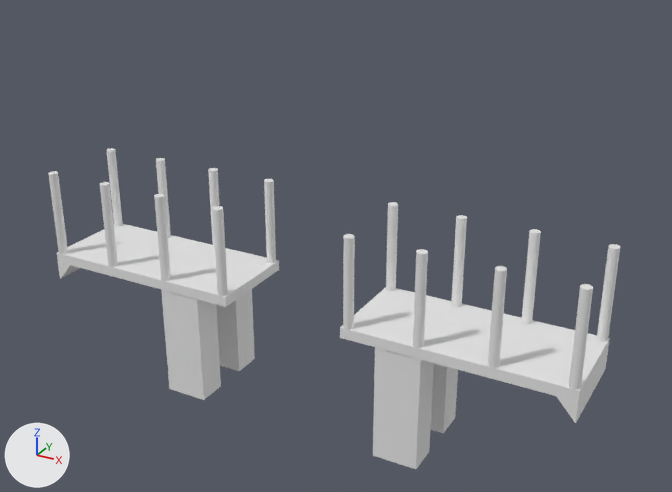
The Blender file BlenderModels/Environment/Props/Bridge.blend, before and after one commit.
Rendered twice from a 50 mm lens placed at (86.0, -144.4, 84.0), pointed at (5.1, 2.7, 10.5). The lights are fixed; the arrows at lower left show +X, +Y and +Z. The first picture is the older version.

Before the edit, the objects in view are built like this:
```python
me_bridgesupport = bpy.data.meshes.new('BridgeSupport')
me_bridgesupport.from_pydata(...)  # a box spanning x -29.3..-20.2, y -9.8..-3.5, z -25.9..-0.8
me_cube = bpy.data.meshes.new('Cube')
me_cube.from_pydata(...)  # a box spanning x -58.0..-54.2, y -10.0..10.0, z -6.2..-1.7
me_cylinder = bpy.data.meshes.new('Cylinder')
me_cylinder.from_pydata(...)  # a 32-sided cylinder along z spanning x 55.9..57.9, y -10.1..-8.1, z 0.3..42.2
ob_bridgestartend = bpy.data.objects.new('BridgeStartEnd', me_cube)
ob_bridgestartend.location = (0.0, 0.0, 0.0)
_m = ob_bridgestartend.modifiers.new('Boolean', 'BOOLEAN')
_m.object = ob_cube_001
_m = ob_bridgestartend.modifiers.new('Mirror', 'MIRROR')
ob_bridgesupport = bpy.data.objects.new('BridgeSupport', me_bridgesupport)
ob_bridgesupport.location = (0.0, 0.0, 0.0)
_m = ob_bridgesupport.modifiers.new('Mirror', 'MIRROR')
_m.use_axis = (True, True, False)
ob_bridgetopsupports = bpy.data.objects.new('BridgeTopSupports', me_cylinder)
ob_bridgetopsupports.location = (0.0, 0.0, 0.0)
ob_bridgetopsupports.scale = (1.0, 1.0, 0.446)
_m = ob_bridgetopsupports.modifiers.new('Array', 'ARRAY')
_m.count = 4
_m.relative_offset_displace = (-7.1, 0.0, 0.0)
_m = ob_bridgetopsupports.modifiers.new('Mirror', 'MIRROR')
_m.use_axis = (True, True, False)
# also in view: 'BridgeBase' at (0.0, 0.0, -0.7)
```
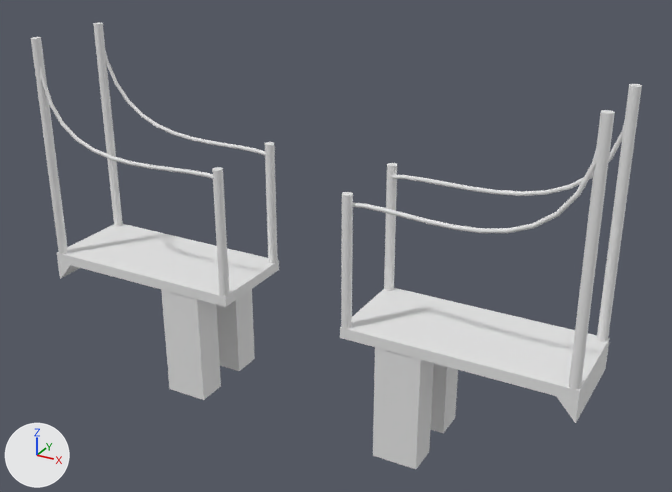
What changed in the scene script:
```text
Add me_béziercurve:
    me_béziercurve.from_pydata(...)  # 624 vertices, 576 faces; spans x -1.39..1.39, y -1.12..-0.59, z -0.26..0.26
    me_béziercurve.polygons.foreach_set('use_smooth', [True] * 576)
Add me_cylinder_001:
    me_cylinder_001.from_pydata(...)  # 64 vertices, 34 faces; spans x 12.8..14.8, y -10.1..-8.1, z 0.3..42.2
Change ob_bridgetopsupports:
    remove _m = ob_bridgetopsupports.modifiers.new('Array', 'ARRAY')
    remove _m.count = 4
    remove _m.relative_offset_displace = (-7.1, 0.0, 0.0)
    ob_bridgetopsupports.scale: (1.0, 1.0, 0.446) -> (1.0, 1.0, 1.12)
Add ob_cables:
    ob_cables = bpy.data.objects.new('Cables', me_béziercurve)
    ob_cables.location = (0.0, 0.0, 0.0)
    ob_cables.rotation_euler = (1.571, 0.0, 0.0)  # degrees (90, 0, 0)
    ob_cables.scale = (-41.1, -41.1, -41.1)
Add ob_bridgetopsupports2:
    ob_bridgetopsupports2 = bpy.data.objects.new('BridgeTopSupports2', me_cylinder_001)
    ob_bridgetopsupports2.location = (0.0, 0.0, 0.0)
    ob_bridgetopsupports2.scale = (1.0, 1.0, 0.636)
    _m = ob_bridgetopsupports2.modifiers.new('Mirror', 'MIRROR')
    _m.use_axis = (True, True, False)
```

Boxes (x1, y1, x2, y2) around the edits, measured in the pictures (672 x 492 px):
'BridgeTopSupports', rescaled, modifiers changed (7% wider, 51% taller)
    before: (48, 148, 620, 391)
    after: (31, 22, 642, 390)
'BridgeTopSupports2', added
    after: (212, 142, 397, 330)
'Cables', added
    after: (40, 50, 624, 233)
